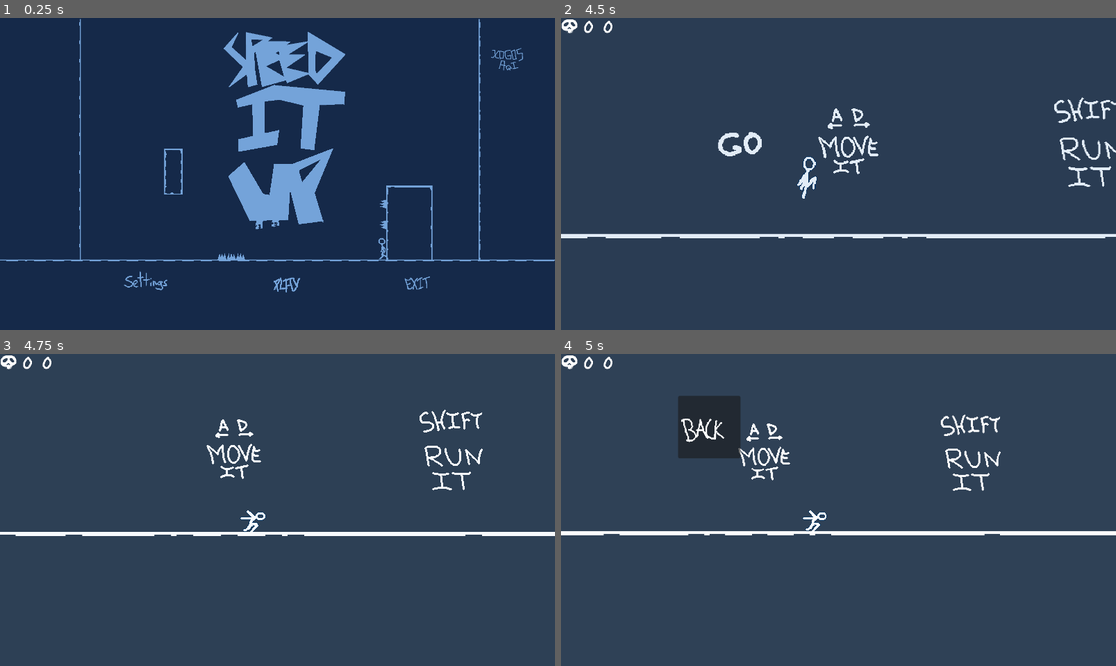
Above: before the commit, frames 1-4 (two rows, left to right).
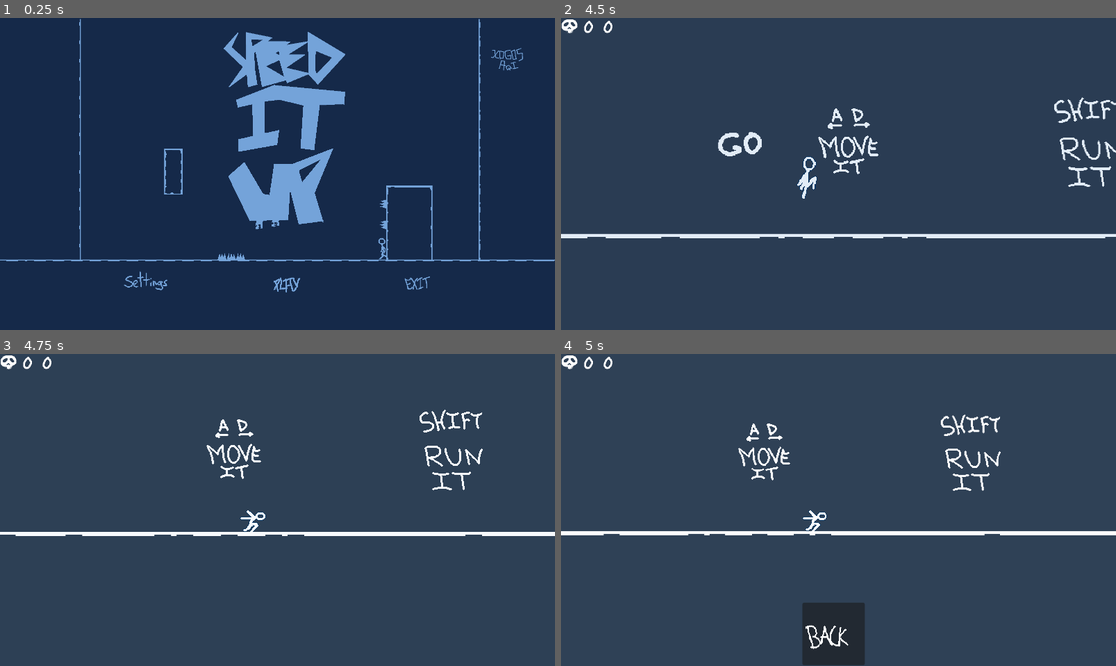
Above: after the commit, the same moments.

Repository: OliverMiguez/Speed-It-Up
Game: Godot game, scene res://Escenas/Menu/Menu_inicio.tscn
Same seed, same stepped clock (60 frames per second), same inputs: the game is played once before the commit and once after it. Sound files missing from this copy of the repository are replaced by a short silence.
Inputs (mouse positions are in pixels of both pictures, inside the frame that each line leads up to):
- Up to frame 1 (0.25 s): no input
- Up to frame 2 (4.5 s): click (849, 286) at 0.5 s; move the mouse to (960, 158) at 1.27 s; hold Shift (Shift) 1.28-2.03 s; hold D (Derecha) 1.28-2.78 s; tap Space (Saltar) at 1.52, 2.27, 3.77 s; move the mouse to (727, 189) at 2.02 s; tap Shift (Shift) at 2.1, 3.6 s; move the mouse to (894, 105) at 2.77 s; hold A (Izquierda) 2.78-3.53 s; hold Shift (Shift) 2.78-3.53 s; move the mouse to (810, 236) at 3.52 s; hold D (Derecha) from 3.53 s (still down); move the mouse to (1005, 220) at 4.27 s; hold Shift (Shift) from 4.28 s (still down)
- Up to frame 3 (4.75 s): keep holding D (Derecha); keep holding Shift (Shift); tap Space (Saltar) at 4.52 s
- Up to frame 4 (5 s): keep holding D (Derecha); keep holding Shift (Shift); tap Escape (ui_cancel) at 4.9 s

Frames 1-3 are identical in both runs. In frame 4, 4.5% of the frame differs, in the area x 21-55%, y 13-100%.

Commit message:
Bug & Fix: Ajustado el botón de BACK para que oculte tambien la interfaz del menu de pausa

Diff:
--- a/Escenas/Menu/Pausa.tscn
+++ b/Escenas/Menu/Pausa.tscn
@@ -15,10 +15,10 @@
 [node name="CanvasLayer" type="CanvasLayer" parent="." unique_id=1355887484]
 
 [node name="Back" type="Button" parent="CanvasLayer" unique_id=971933867]
-offset_left = 405.0
-offset_top = 145.0
-offset_right = 513.0
-offset_bottom = 253.0
+offset_left = 835.0
+offset_top = 861.0
+offset_right = 943.0
+offset_bottom = 969.0
 scale = Vector2(2, 2)
 icon = ExtResource("2_1rxft")
 
--- a/Scripts/Niveles/pausa.gd
+++ b/Scripts/Niveles/pausa.gd
@@ -27,4 +27,5 @@
 func _on_back_pressed() -> void:
 	var esta_pausado = get_tree().paused # crea una variable temporal que recoge true/false segun el estado del juegio
 	get_tree().paused = not esta_pausado
-	visible = not visible
+	#visible = not visible
+	canvas_layer.visible = not canvas_layer.visible
